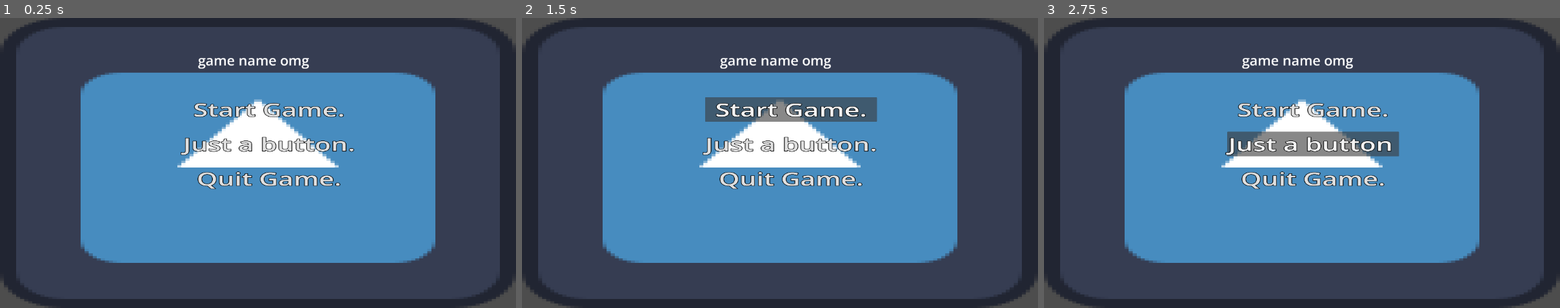
Above: before the commit, frames 1-3 (left to right).
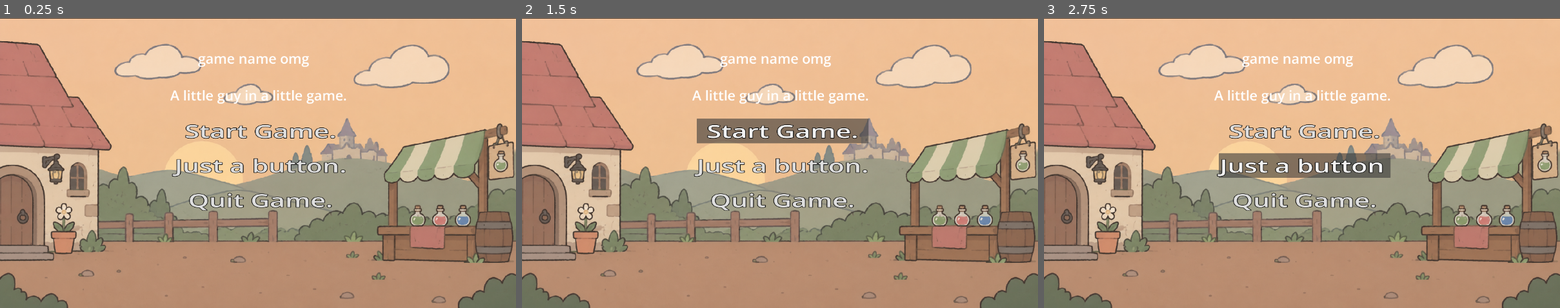
Above: after the commit, the same moments.

Repository: Ayaan-10/The-Lost-Key
Game: Godot game, scene res://scenes/titlescreen.tscn
Two runs of this game, one before a commit and one after it. Both use one fixed random seed, a clock stepped at 60 frames per second and the inputs below. The engine's default icon, where the game draws it, is replaced by a stand-in: a white triangle on a blue panel in a dark square.
Inputs:
- Up to frame 1 (0.25 s): no input
- Up to frame 2 (1.5 s): click "Start Game." at 0.5 s; click "Start Game." at 1.25 s
- Up to frame 3 (2.75 s): click "Just a button." at 2 s

The runs differ from the first frame. In frame 1, 100% of the frame differs, in the area x 0-100%, y 0-100%; in frame 2, 100%; in frame 3, 100%.
Error before the commit: Parse Error: Expected expression as the function argument. (res://scripts/titlescreen.gd:4)

Commit message:
put behind another temporary background

Diff:
--- a/scenes/titlescreen.tscn
+++ b/scenes/titlescreen.tscn
@@ -1,7 +1,7 @@
 [gd_scene format=3 uid="uid://dhovje1a6mkfs"]
 
 [ext_resource type="Script" uid="uid://bkbtro6i68wn" path="res://scripts/titlescreen.gd" id="1_3jj3l"]
-[ext_resource type="Texture2D" uid="uid://8odnu44i734o" path="res://icon.svg" id="1_6d6rd"]
+[ext_resource type="Texture2D" uid="uid://b0vqv5kdogen6" path="res://assets/jamegamtitlescreen.png" id="2_3jj3l"]
 
 [sub_resource type="StyleBoxEmpty" id="StyleBoxEmpty_yu5tm"]
 
@@ -12,17 +12,18 @@
 [node name="titlescreen" type="Node2D" unique_id=1957469048]
 script = ExtResource("1_3jj3l")
 
-[node name="TextureRect" type="TextureRect" parent="." unique_id=2039981470]
+[node name="background" type="TextureRect" parent="." unique_id=2039981470]
 texture_filter = 1
 offset_right = 1152.0
 offset_bottom = 648.0
-texture = ExtResource("1_6d6rd")
+scale = Vector2(0.90565675, 0.9049)
+texture = ExtResource("2_3jj3l")
 
 [node name="VBoxContainer" type="VBoxContainer" parent="." unique_id=2052701213]
-offset_left = 409.0
-offset_top = 177.0
-offset_right = 1005.85516
-offset_bottom = 823.2386
+offset_left = 390.0
+offset_top = 224.99998
+offset_right = 1090.0
+offset_bottom = 871.2386
 scale = Vector2(0.54787165, 0.37137985)
 theme_override_constants/separation = 60
 
@@ -47,13 +48,24 @@
 theme_override_styles/normal = SubResource("StyleBoxEmpty_diwod")
 text = "Quit Game."
 
-[node name="Label" type="Label" parent="." unique_id=1031355850]
+[node name="game title" type="Label" parent="." unique_id=1031355850]
 offset_left = 299.0
 offset_top = 51.0
 offset_right = 1338.4945
-offset_bottom = 218.09631
+offset_bottom = 202.55246
 scale = Vector2(0.51467323, 0.51467323)
 theme_override_font_sizes/font_size = 60
 text = "game name omg"
 horizontal_alignment = 1
 vertical_alignment = 1
+
+[node name="heading title" type="Label" parent="." unique_id=1683455348]
+offset_left = 310.0
+offset_top = 139.99998
+offset_right = 1349.4945
+offset_bottom = 266.2937
+scale = Vector2(0.51467323, 0.51467323)
+theme_override_font_sizes/font_size = 60
+text = "A little guy in a little game."
+horizontal_alignment = 1
+vertical_alignment = 1
--- a/scripts/titlescreen.gd
+++ b/scripts/titlescreen.gd
@@ -1,7 +1,6 @@
 extends Node2D
 
-func _on_start_game_pressed() -> void:
-	get_tree().change_scene_to_file(...)
+
 
 func _on_quit_game_pressed() -> void:
 	get_tree().quit()
Binary file added: assets/jamegamtitlescreen.png
Not shown, added: assets/jamegamtitlescreen.png.import
